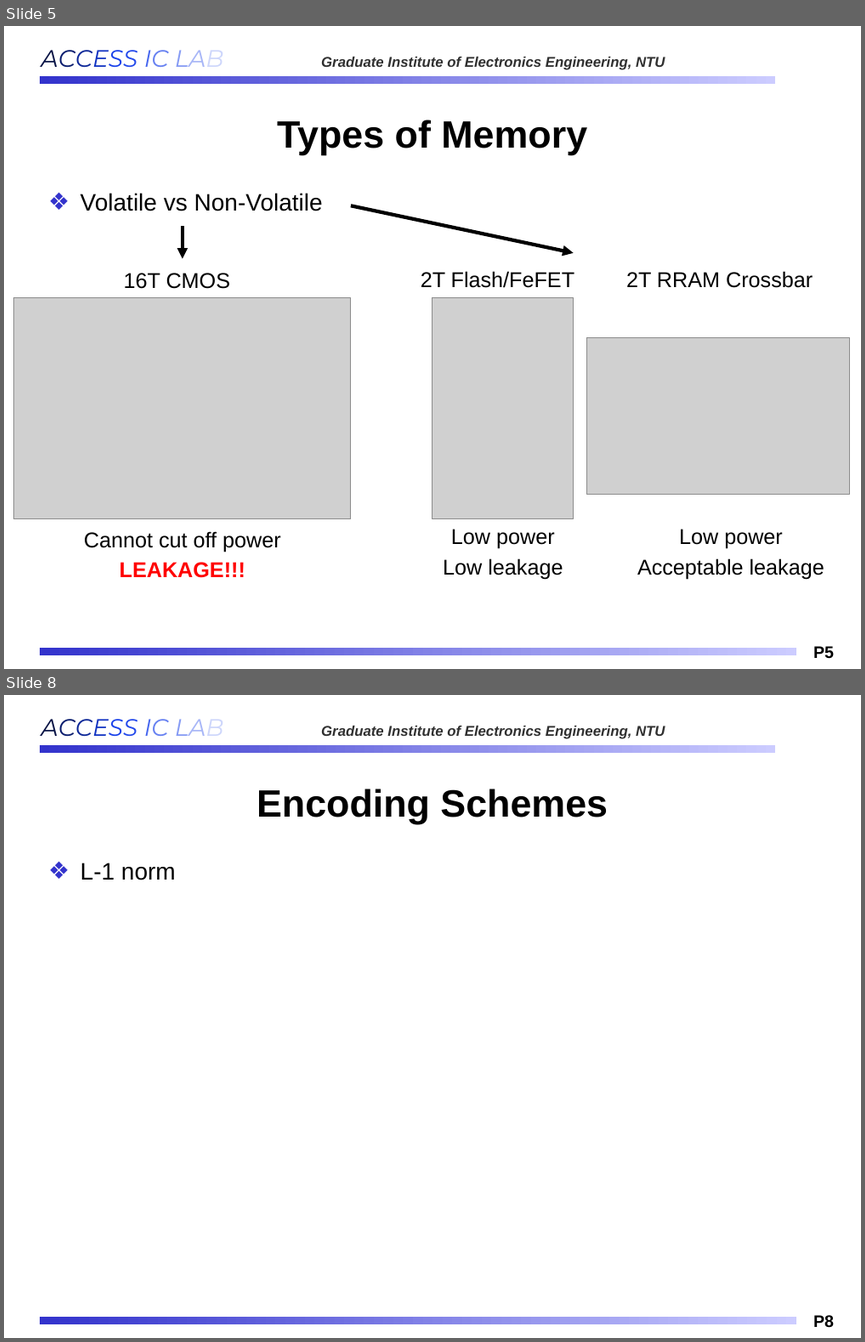
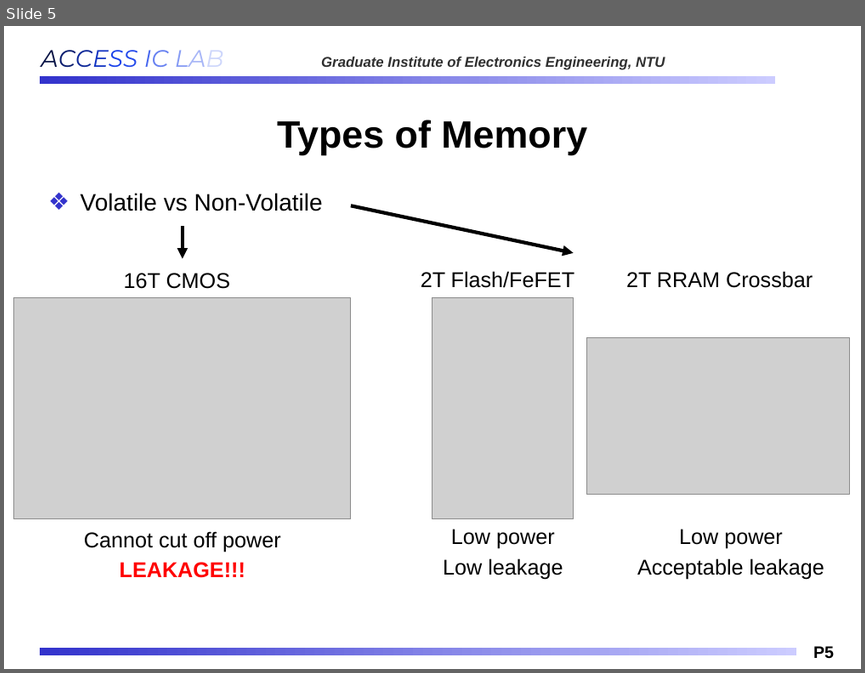
Before and after one commit to Oniontow/AndyWu_Project, a slide deck: IMS_NEW.pptx. Shown one above the other, each under a label of ours: slides 5 and 8 before the commit, slide 5 after it; the slides between them are not shown. The pictures are 865x1342 and 865x673 pixels, drawn with LibreOffice and Linux fonts; fonts in the diff are those of the drawing; grey boxes stand for pictures; background and template pictures are left out. Boxes give left, top, right and bottom in pixels: in the first picture for what was removed or moved away, otherwise in the second. Text is boxed around its words. In the diff, an @@ line names an element or a change of style, - is before the commit and + after.

```diff
--- a/IMS_NEW.pptx
+++ b/IMS_NEW.pptx
@@ slide 8 removed at bbox=[4, 695, 861, 1338], background #FFFFFF; not listed: 4 template elements that a slide beside it also shows @@
@@ title removed at bbox=[256, 789, 608, 824] @@
-Encoding Schemes
@@ text removed at bbox=[80, 862, 176, 880] @@
-❖ L-1 norm
```
Also in this commit, not shown: 3 slides changed, 2 slides added, 2 other files.
